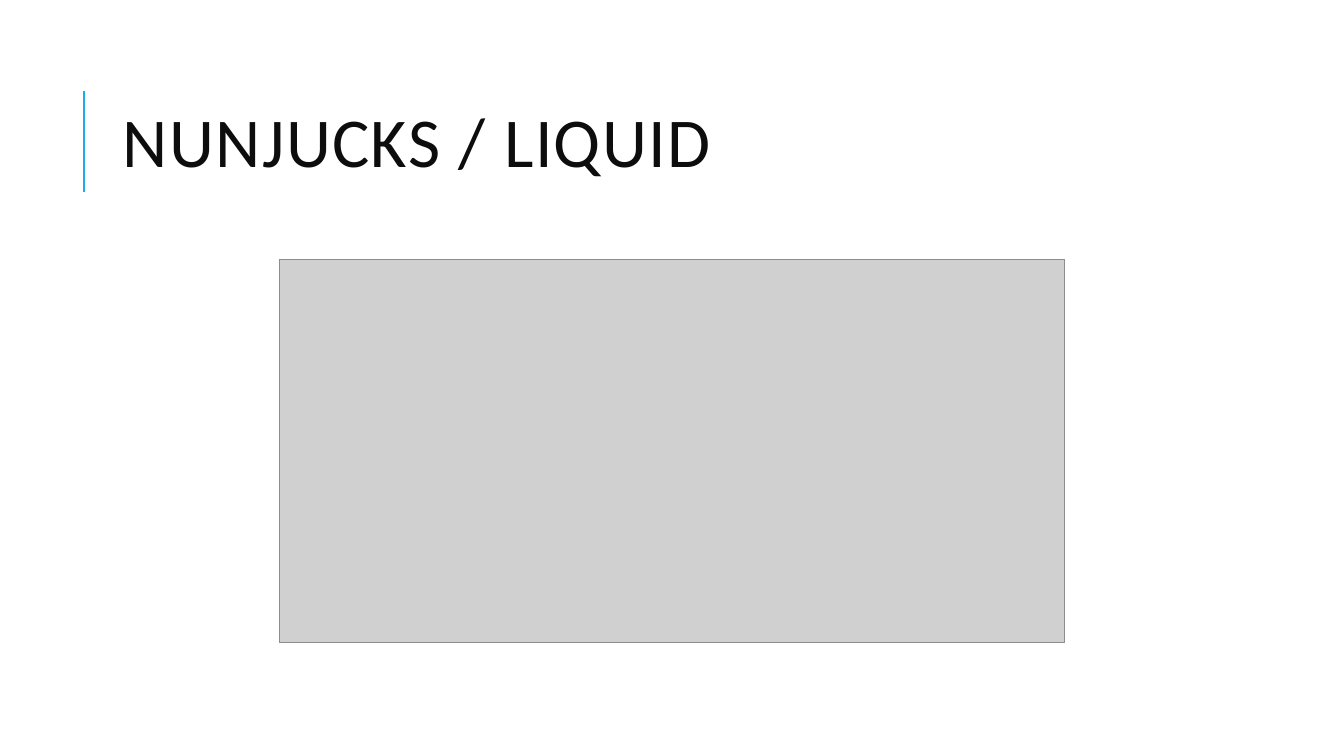
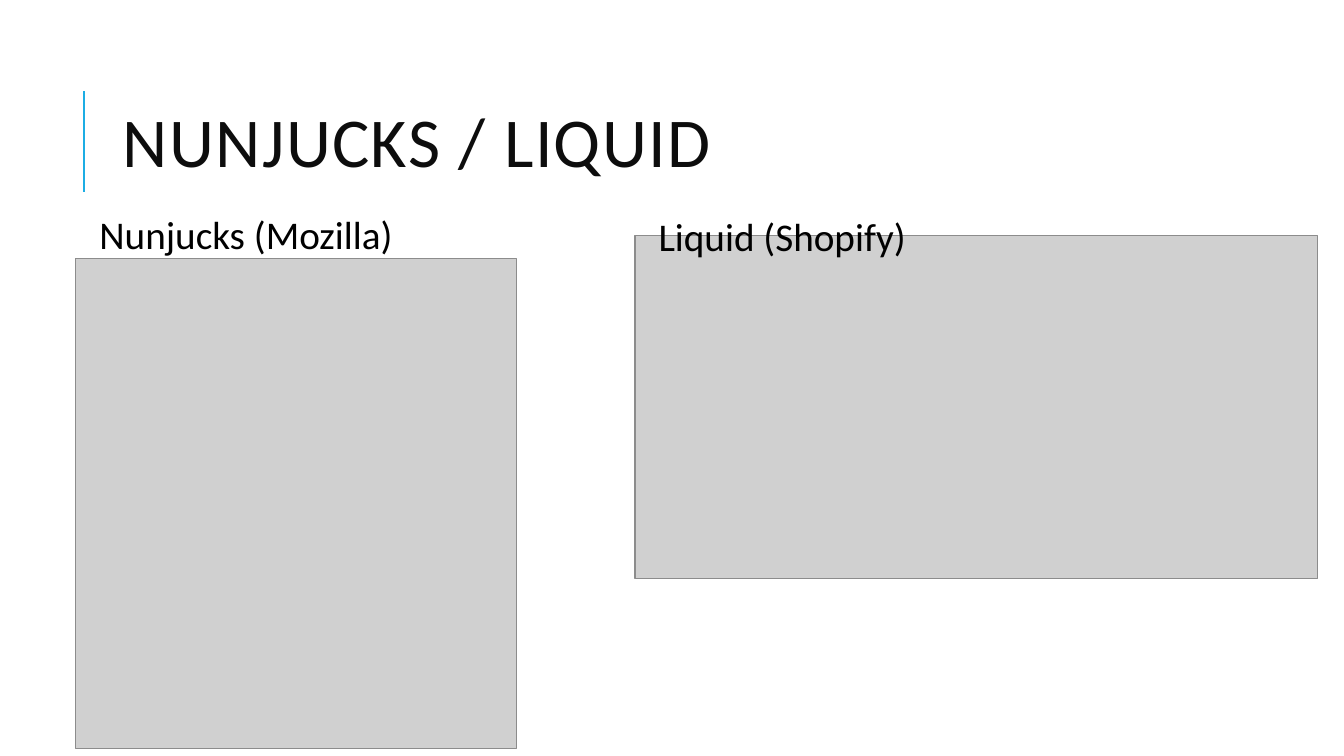
Before and after one commit to thm-design/node-tutorial, a slide deck: slide 19 of Learn Node.pptx (slide 13 before the commit). Drawn at 1344x756 pixels with LibreOffice and Linux fonts; fonts in the diff are those of the drawing; grey boxes stand for pictures. Boxes give left, top, right and bottom in pixels: in the first picture for what was removed or moved away, otherwise in the second. Text is boxed around its words. In the diff, an @@ line names an element or a change of style, - is before the commit and + after.

```diff
--- a/Learn Node.pptx
+++ b/Learn Node.pptx
@@ text added at box(99, 220, 393, 259), 28 pt, text #000000 @@
+Nunjucks (Mozilla)
@@ picture added at box(635, 236, 1318, 579) @@
@@ text added at box(659, 218, 905, 258), 28 pt, text #000000 @@
+Liquid (Shopify)
@@ picture added at box(76, 259, 516, 749) @@
@@ picture removed at box(279, 259, 1066, 642) @@
```
Also in this commit, not shown: 7 other slides changed, 27 slides added, 2 slides removed, 9 other files.
